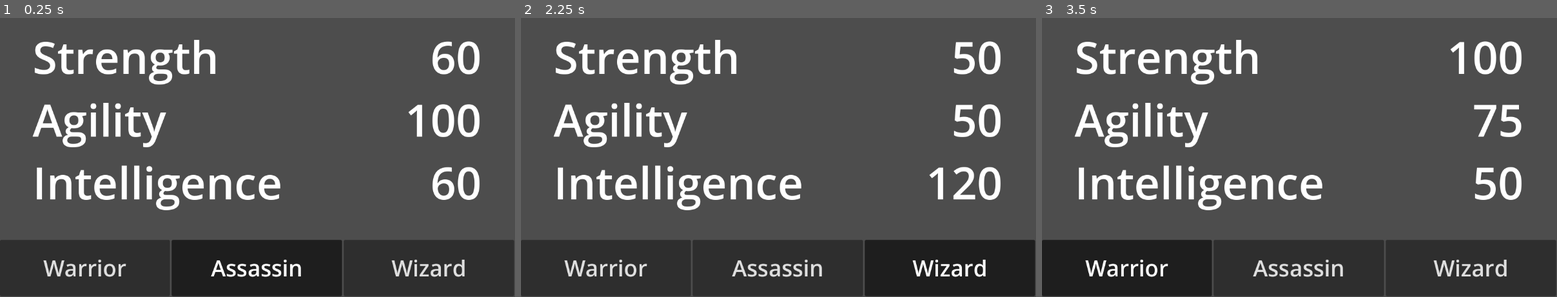
Above: before the commit, frames 1-3 (left to right).
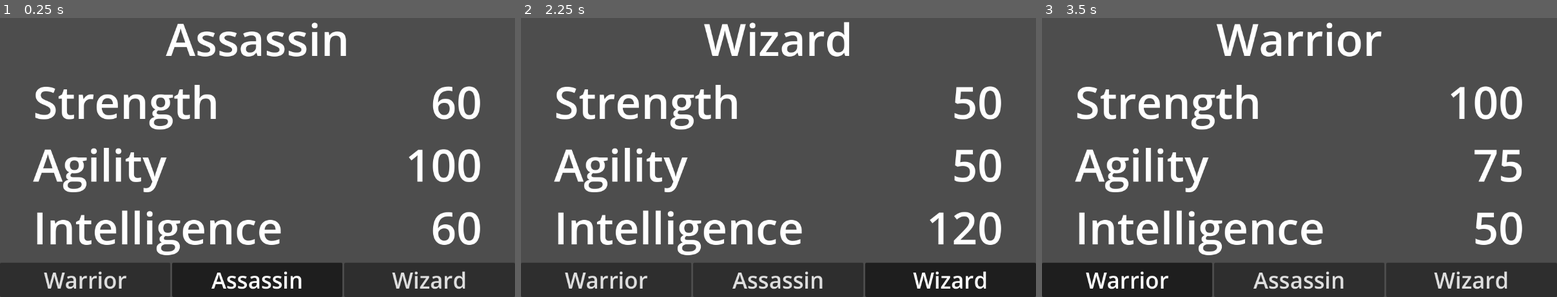
Above: after the commit, the same moments.

Repository: id-ilych/godot01
Game: Godot game, scene res://node_2d.tscn
Two runs of this game, one before a commit and one after it. Both use one fixed random seed, a clock stepped at 60 frames per second and the inputs below.
Inputs:
- Up to frame 1 (0.25 s): no input
- Up to frame 2 (2.25 s): click "Warrior" at 0.5 s; click "Assassin" at 1.25 s; click "Wizard" at 2 s
- Up to frame 3 (3.5 s): click "Warrior" at 2.75 s

The runs differ from the first frame. In frame 1, 25% of the frame differs, in the area x 0-100%, y 1-100%; in frame 2, 24%; in frame 3, 24%.

Commit message:
revamp ui layout

Diff:
--- a/node_2d.tscn
+++ b/node_2d.tscn
@@ -8,51 +8,50 @@
 [ext_resource type="Resource" uid="uid://dtp2iqoxfu7bw" path="res://roles/wizard.tres" id="6_8ss2o"]
 [ext_resource type="Script" path="res://behaviors/select_role_button.gd" id="7_i4at5"]
 
-[node name="Node2D" type="Node2D"]
-
-[node name="SelectedClass" type="Control" parent="."]
+[node name="UI" type="Control"]
 layout_mode = 3
 anchors_preset = 15
 anchor_right = 1.0
 anchor_bottom = 1.0
-offset_left = 575.0
-offset_top = 250.0
-offset_right = 575.0
-offset_bottom = 250.0
 grow_horizontal = 2
 grow_vertical = 2
 size_flags_horizontal = 3
 size_flags_vertical = 3
 
-[node name="CenteredContainer" type="CenterContainer" parent="SelectedClass"]
+[node name="VBoxContainer" type="VBoxContainer" parent="."]
 layout_mode = 1
 anchors_preset = 15
 anchor_right = 1.0
 anchor_bottom = 1.0
-offset_left = -502.0
-offset_top = -214.0
-offset_right = 502.0
-offset_bottom = 214.0
 grow_horizontal = 2
 grow_vertical = 2
 
-[node name="Stats" type="VBoxContainer" parent="SelectedClass/CenteredContainer"]
+[node name="Stats" type="VBoxContainer" parent="VBoxContainer"]
 layout_mode = 2
 size_flags_horizontal = 3
 size_flags_vertical = 3
 
-[node name="Strength" type="HBoxContainer" parent="SelectedClass/CenteredContainer/Stats"]
+[node name="Name" type="Label" parent="VBoxContainer/Stats"]
+custom_minimum_size = Vector2(200, 0)
+layout_mode = 2
+theme_override_font_sizes/font_size = 100
+text = "Warrior"
+horizontal_alignment = 1
+script = ExtResource("1_qhey7")
+source = ExtResource("2_owgiq")
+
+[node name="Strength" type="HBoxContainer" parent="VBoxContainer/Stats"]
 custom_minimum_size = Vector2(1000, 0)
 layout_mode = 2
 alignment = 1
 
-[node name="Label" type="Label" parent="SelectedClass/CenteredContainer/Stats/Strength"]
+[node name="Label" type="Label" parent="VBoxContainer/Stats/Strength"]
 custom_minimum_size = Vector2(800, 0)
 layout_mode = 2
 theme_override_font_sizes/font_size = 100
 text = "Strength"
 
-[node name="Value" type="Label" parent="SelectedClass/CenteredContainer/Stats/Strength"]
+[node name="Value" type="Label" parent="VBoxContainer/Stats/Strength"]
 custom_minimum_size = Vector2(200, 0)
 layout_mode = 2
 theme_override_font_sizes/font_size = 100
@@ -62,18 +61,18 @@
 source = ExtResource("2_owgiq")
 property = 1
 
-[node name="Agility" type="HBoxContainer" parent="SelectedClass/CenteredContainer/Stats"]
+[node name="Agility" type="HBoxContainer" parent="VBoxContainer/Stats"]
 custom_minimum_size = Vector2(1000, 0)
 layout_mode = 2
 alignment = 1
 
-[node name="Label" type="Label" parent="SelectedClass/CenteredContainer/Stats/Agility"]
+[node name="Label" type="Label" parent="VBoxContainer/Stats/Agility"]
 custom_minimum_size = Vector2(800, 0)
 layout_mode = 2
 theme_override_font_sizes/font_size = 100
 text = "Agility"
 
-[node name="Value" type="Label" parent="SelectedClass/CenteredContainer/Stats/Agility"]
+[node name="Value" type="Label" parent="VBoxContainer/Stats/Agility"]
 custom_minimum_size = Vector2(200, 0)
 layout_mode = 2
 theme_override_font_sizes/font_size = 100
@@ -83,18 +82,18 @@
 source = ExtResource("2_owgiq")
 property = 2
 
-[node name="Intelligence" type="HBoxContainer" parent="SelectedClass/CenteredContainer/Stats"]
+[node name="Intelligence" type="HBoxContainer" parent="VBoxContainer/Stats"]
 custom_minimum_size = Vector2(1000, 0)
 layout_mode = 2
 alignment = 1
 
-[node name="Label" type="Label" parent="SelectedClass/CenteredContainer/Stats/Intelligence"]
+[node name="Label" type="Label" parent="VBoxContainer/Stats/Intelligence"]
 custom_minimum_size = Vector2(800, 0)
 layout_mode = 2
 theme_override_font_sizes/font_size = 100
 text = "Intelligence"
 
-[node name="Value" type="Label" parent="SelectedClass/CenteredContainer/Stats/Intelligence"]
+[node name="Value" type="Label" parent="VBoxContainer/Stats/Intelligence"]
 custom_minimum_size = Vector2(200, 0)
 layout_mode = 2
 theme_override_font_sizes/font_size = 100
@@ -104,15 +103,13 @@
 source = ExtResource("2_owgiq")
 property = 3
 
-[node name="SelectClassMenu" type="HBoxContainer" parent="." node_paths=PackedStringArray("button_template")]
-offset_top = 520.0
-offset_right = 1150.0
-offset_bottom = 646.0
+[node name="SelectClassMenu" type="HBoxContainer" parent="VBoxContainer" node_paths=PackedStringArray("button_template")]
+layout_mode = 2
 script = ExtResource("3_1ub3g")
 button_template = NodePath("SelectClassButtonTemplate")
 Roles = Array[Resource("res://resources/role.gd")]([ExtResource("4_j1xx5"), ExtResource("5_6n4dg"), ExtResource("6_8ss2o")])
 
-[node name="SelectClassButtonTemplate" type="Button" parent="SelectClassMenu"]
+[node name="SelectClassButtonTemplate" type="Button" parent="VBoxContainer/SelectClassMenu"]
 layout_mode = 2
 size_flags_horizontal = 3
 focus_mode = 0
@@ -121,3 +118,5 @@
 text = "Warrior"
 script = ExtResource("7_i4at5")
 target = ExtResource("2_owgiq")
+
+[node name="Node2D" type="Node2D" parent="."]
